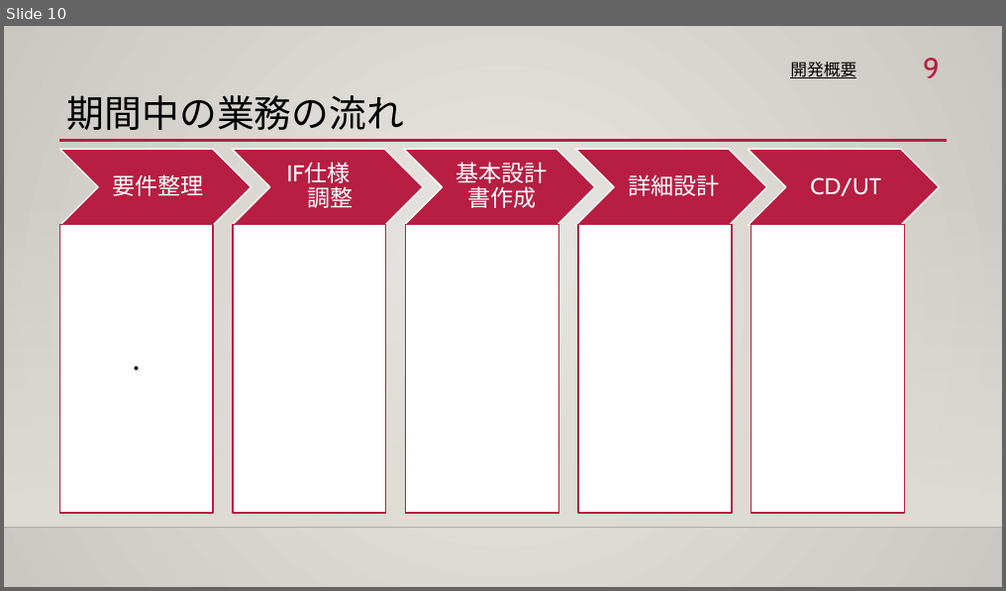
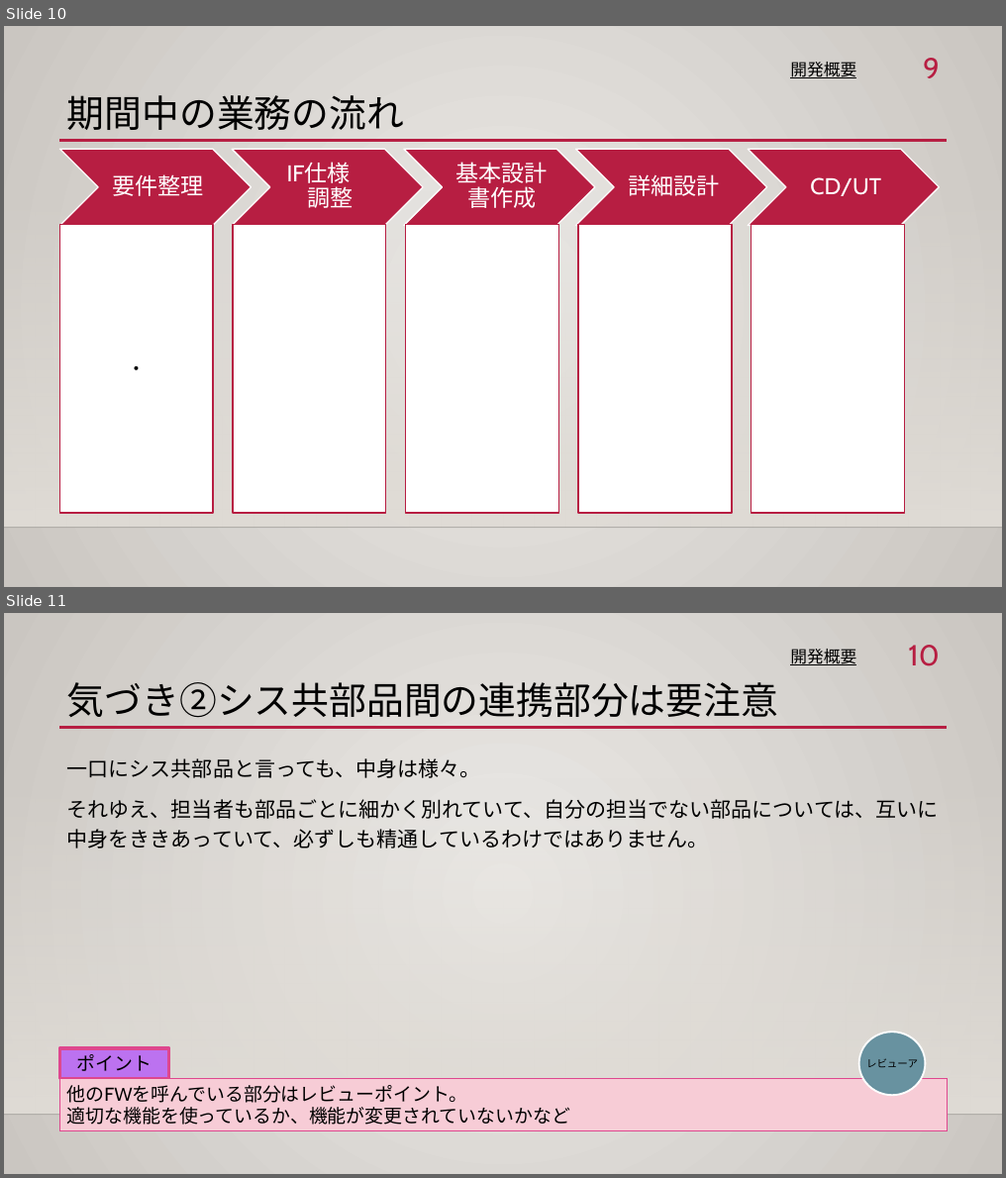
Before and after one commit to NaruhikoNojiri/ApiSample, a slide deck: temp/【勉強会資料1】ベンダー修行自体に得たもののコピー.pptx. Shown one above the other, each under a label of ours: slide 10 before the commit, slides 10 and 11 after it. The pictures are 1006x591 and 1006x1178 pixels, drawn with LibreOffice and Linux fonts; fonts in the diff are those of the drawing; background and template pictures are left out. Boxes give left, top, right and bottom in pixels: in the first picture for what was removed or moved away, otherwise in the second. Text is boxed around its words. In the diff, an @@ line names an element or a change of style, - is before the commit and + after.

```diff
--- a/temp/【勉強会資料1】ベンダー修行自体に得たもののコピー.pptx
+++ b/temp/【勉強会資料1】ベンダー修行自体に得たもののコピー.pptx
@@ slide 11 added at (4, 613, 1002, 1174), background gradient #ECEAE7 to #CAC7C1; not listed: 3 template elements that a slide beside it also shows @@
@@ text added at (790, 649, 856, 665), 16 pt, text #000000, underline @@
+開発概要
@@ page number added at (908, 645, 939, 666), 28 pt, text #B71E42 @@
+10
@@ title added at (67, 682, 778, 718), 36 pt, text #000000 @@
+気づき②シス共部品間の連携部分は要注意
@@ text added at (67, 759, 939, 849), 20 pt, text #000000 @@
+一口にシス共部品と言っても、中身は様々。
+それゆえ、担当者も部品ごとに細かく別れていて、自分の担当でない部品については、互いに中身をききあっていて、必ずしも精通しているわけではありません。
@@ rectangle added at (59, 1049, 168, 1078), fill #BC72F0, outline #DE478E 3 pt, 18 pt, text #000000 @@
+ポイント
@@ ellipse added at (859, 1032, 925, 1096), fill #6892A0, outline #FFFFFF 1.75 pt @@
@@ rectangle added at (59, 1078, 946, 1132), fill #F7CCD6, outline #DE478E 0.75 pt, 18 pt, text #000000 @@
+他のFWを呼んでいる部分はレビューポイント。
+適切な機能を使っているか、機能が変更されていないかなど
@@ text added at (866, 1059, 918, 1067), 10 pt, text #000000 @@
+レビューア
```
Also in this commit, not shown: 1 other slide added, 1 other file.
